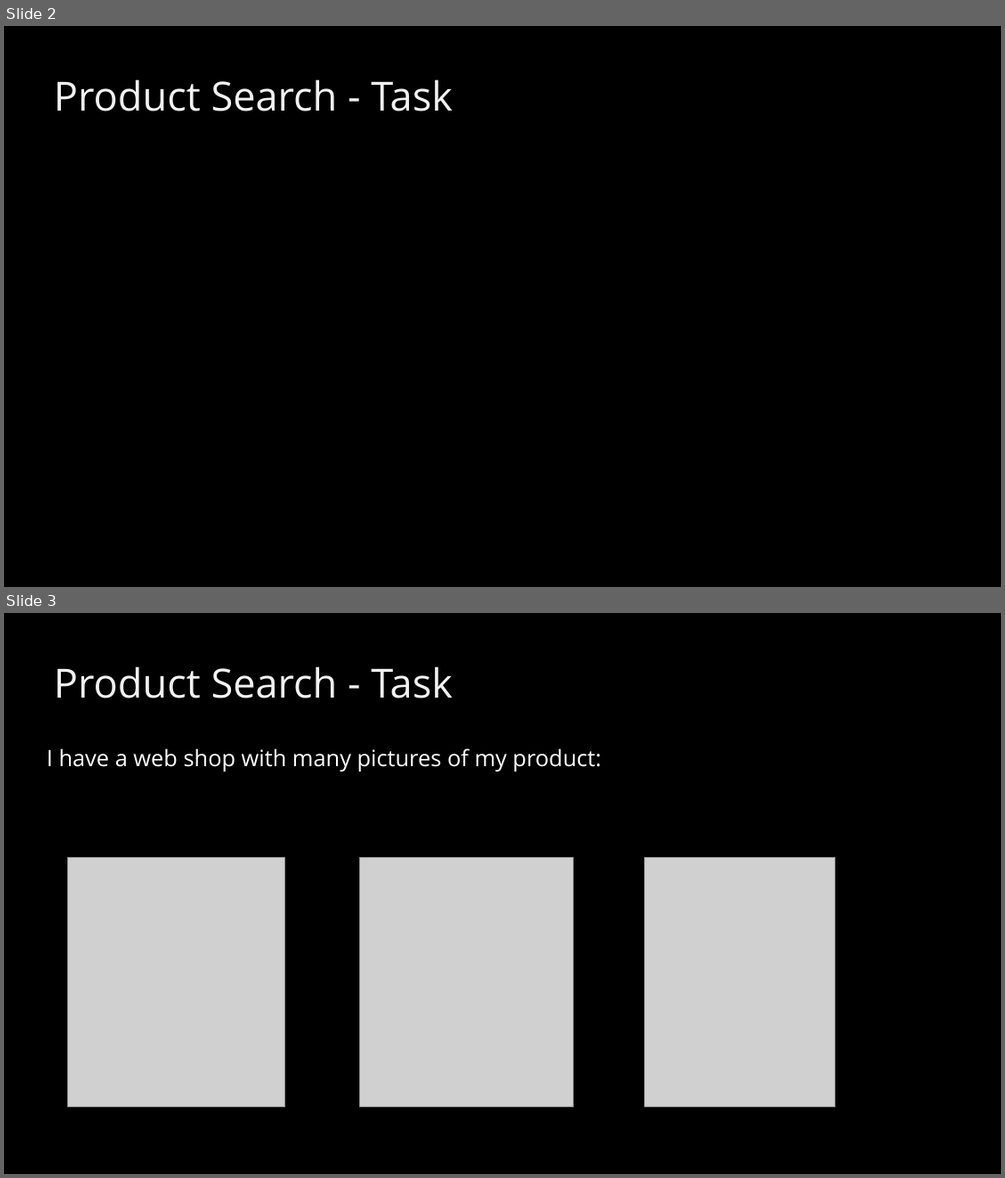
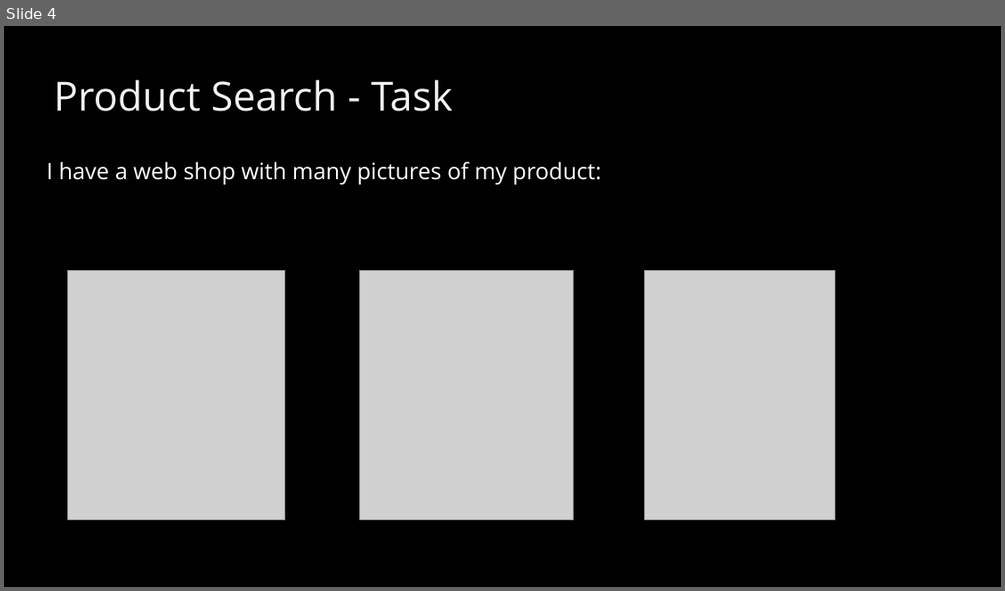
Before and after one commit to BaselHack/2021-team-5, a slide deck: presentation/presentation_v1.pptx. Shown one above the other, each under a label of ours: slides 2 and 3 before the commit, slide 4 after it. The pictures are 1005x1178 and 1005x591 pixels, drawn with LibreOffice and Linux fonts; fonts in the diff are those of the drawing; grey boxes stand for pictures. Boxes give left, top, right and bottom in pixels: in the first picture for what was removed or moved away, otherwise in the second. Text is boxed around its words. In the diff, an @@ line names an element or a change of style, - is before the commit and + after.

```diff
--- a/presentation/presentation_v1.pptx
+++ b/presentation/presentation_v1.pptx
@@ slide 2 removed at <box>4,26,1001,587</box>, background #000000 @@
@@ text removed at <box>54,79,453,111</box> @@
-Product Search - Task
@@ what was slide 3 is now slide 4 @@
```
Also in this commit, not shown: 1 slide changed, 2 slides added.
